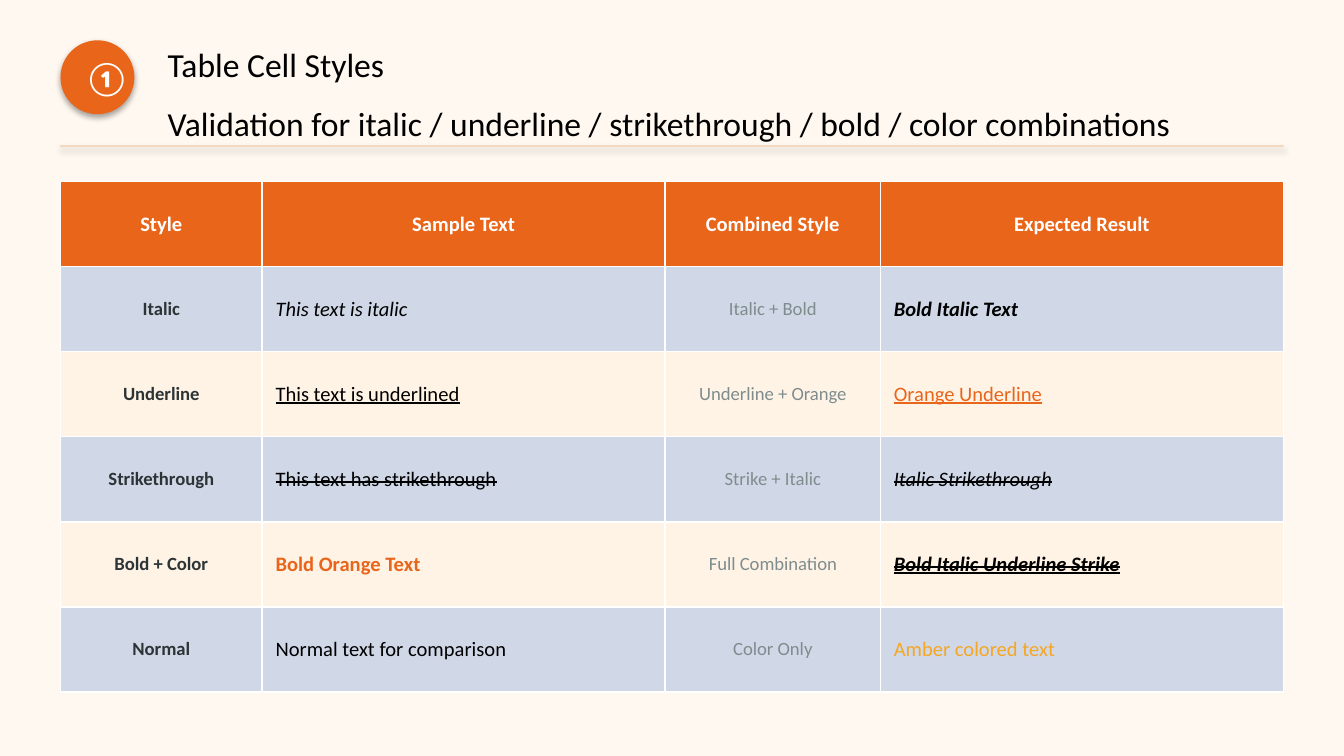
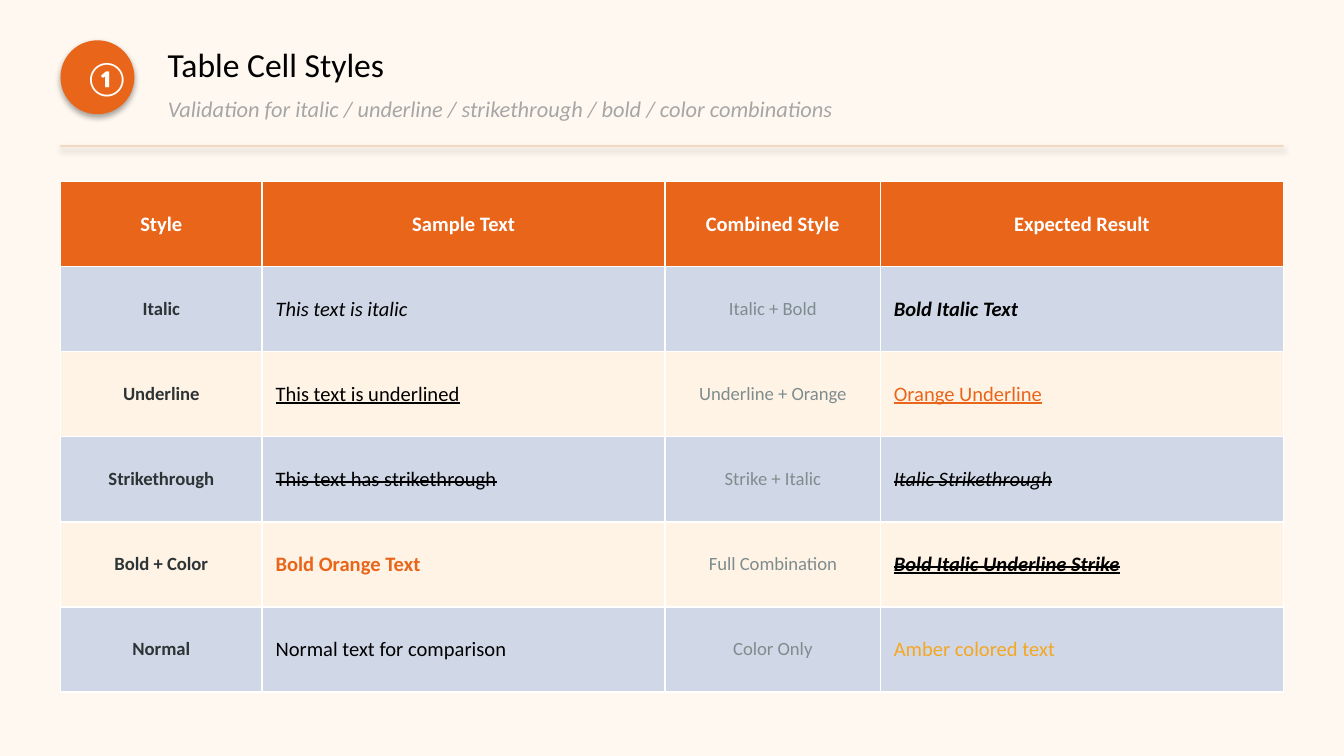
Before and after one commit to NingYuM/NingYuM.github.io, a slide deck: slide 7 of viewer-examples/samples/05-preview.pptx. Drawn at 1344x756 pixels with LibreOffice and Linux fonts; fonts in the diff are those of the drawing. Boxes give left, top, right and bottom in pixels: in the first picture for what was removed or moved away, otherwise in the second. Text is boxed around its words. In the diff, an @@ line names an element or a change of style, - is before the commit and + after.

```diff
--- a/viewer-examples/samples/05-preview.pptx
+++ b/viewer-examples/samples/05-preview.pptx
@@ text "Validation for italic / underline ..." moved from (x1=168, y1=112, x2=1169, y2=142) to (x1=168, y1=101, x2=832, y2=121) @@
@@ text "Validation for italic / underline ..." at (x1=168, y1=101, x2=832, y2=121): size 18 to 12 pt, text colour #000000 to #A6A6A6, italic on @@
```
Also in this commit, not shown: 5 other slides changed, 21 other files.
